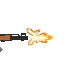
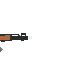
The second 64 × 64 image is a revision of the first. Changes to its layers:
hid group "MuzzleFlash Small Group" (3 layers) over 30, 35, 47, 40
hid group "MuzzleFlash Medium Group" (3 layers) over 32, 34, 49, 41
hid group "MuzzleFlash Large Group" (3 layers) over 25, 27, 53, 46
hid "MuzzleFlash Large 3" over 25, 27, 53, 46
hid "Background" over 25, 27, 53, 46
